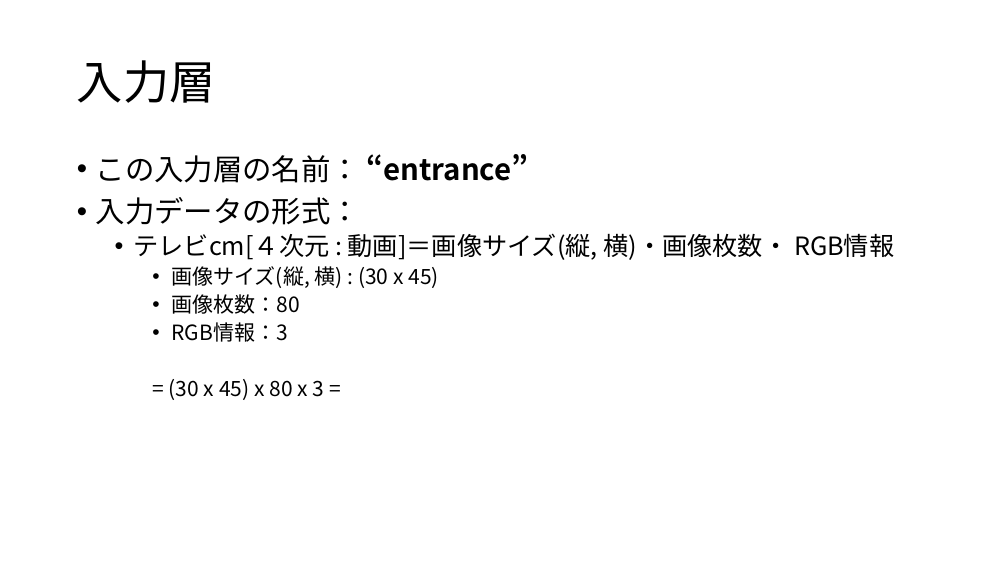
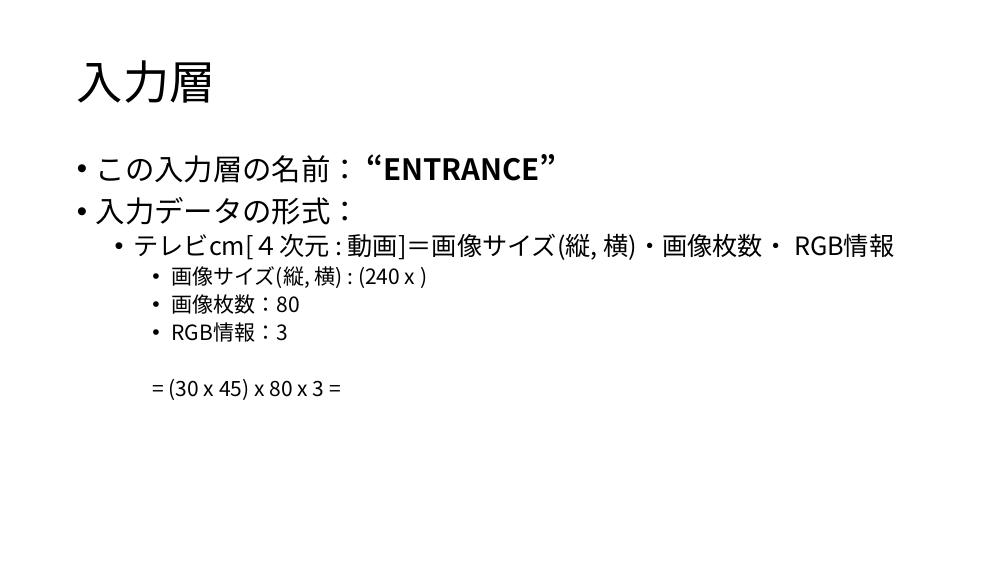
Before and after one commit to s1250103/Public_mori-lab, a slide deck: slide 3 of experiments/b_wide/Implement/plan_implementation.pptx (slide 4 before the commit). Drawn at 1008x567 pixels with LibreOffice and Linux fonts; fonts in the diff are those of the drawing. Boxes give left, top, right and bottom in pixels: in the first picture for what was removed or moved away, otherwise in the second. Text is boxed around its words. In the diff, an @@ line names an element or a change of style, - is before the commit and + after.

```diff
--- a/experiments/b_wide/Implement/plan_implementation.pptx
+++ b/experiments/b_wide/Implement/plan_implementation.pptx
@@ text at (96,154,557,183): text changed @@
-• この入力層の名前： “entrance”
+• この入力層の名前： “ENTRANCE”
@@ text at (171,266,415,288): text changed @@
-    • 画像サイズ(縦, 横) : (30 x 45)
+    • 画像サイズ(縦, 横) : (240 x )
```
Also in this commit, not shown: 2 other slides changed, 1 slide added, 3 other files.
